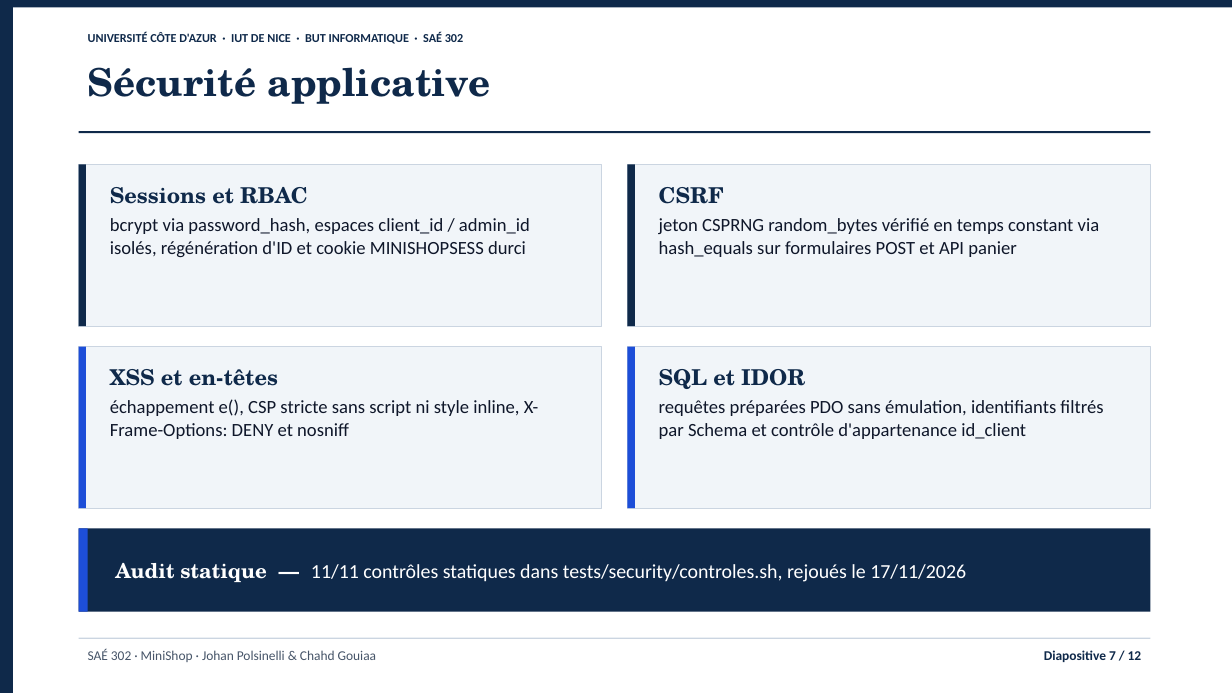
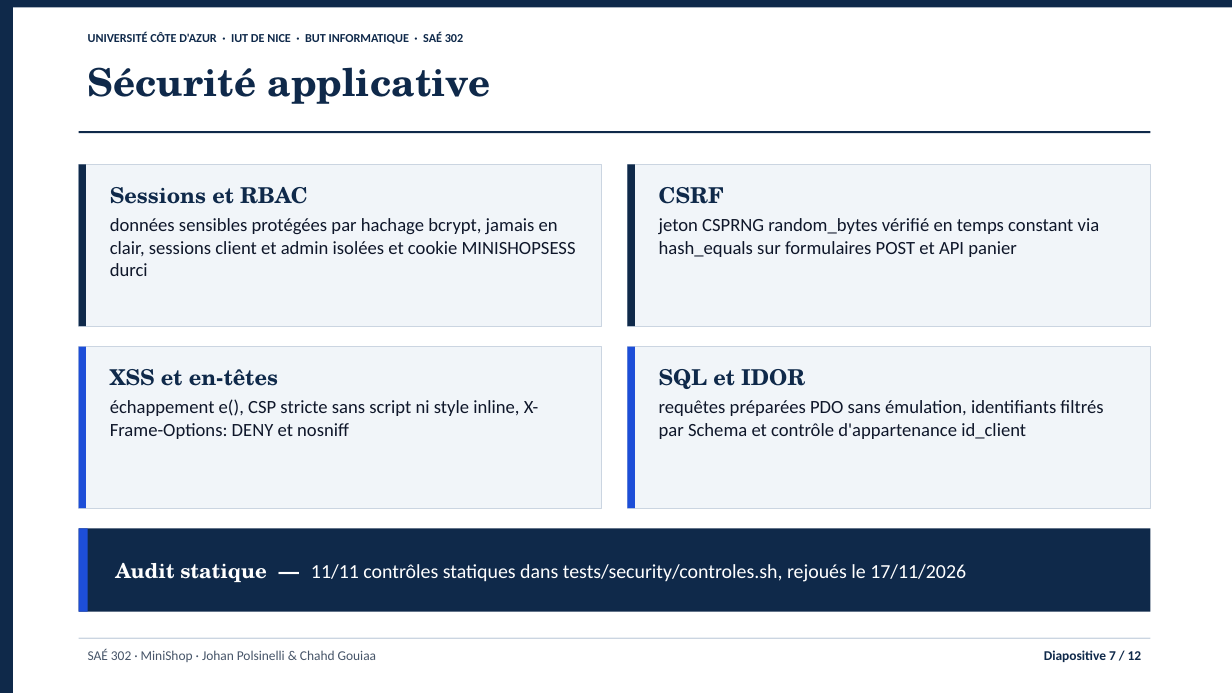
Before and after one commit to jojo8356/SAE-302, a slide deck: slide 7 of livrables/minishop-soutenance.pptx. Drawn at 1232x693 pixels with LibreOffice and Linux fonts; fonts in the diff are those of the drawing. Boxes give left, top, right and bottom in pixels: in the first picture for what was removed or moved away, otherwise in the second. Text is boxed around its words. In the diff, an @@ line names an element or a change of style, - is before the commit and + after.

```diff
--- a/livrables/minishop-soutenance.pptx
+++ b/livrables/minishop-soutenance.pptx
@@ text at [110, 218, 576, 276]: text changed @@
-bcrypt via password_hash, espaces client_id / admin_id isolés, régénération d'ID et cookie MINISHOPSESS durci
+données sensibles protégées par hachage bcrypt, jamais en clair, sessions client et admin isolées et cookie MINISHOPSESS durci
```
Also in this commit, not shown: 4 other files.
